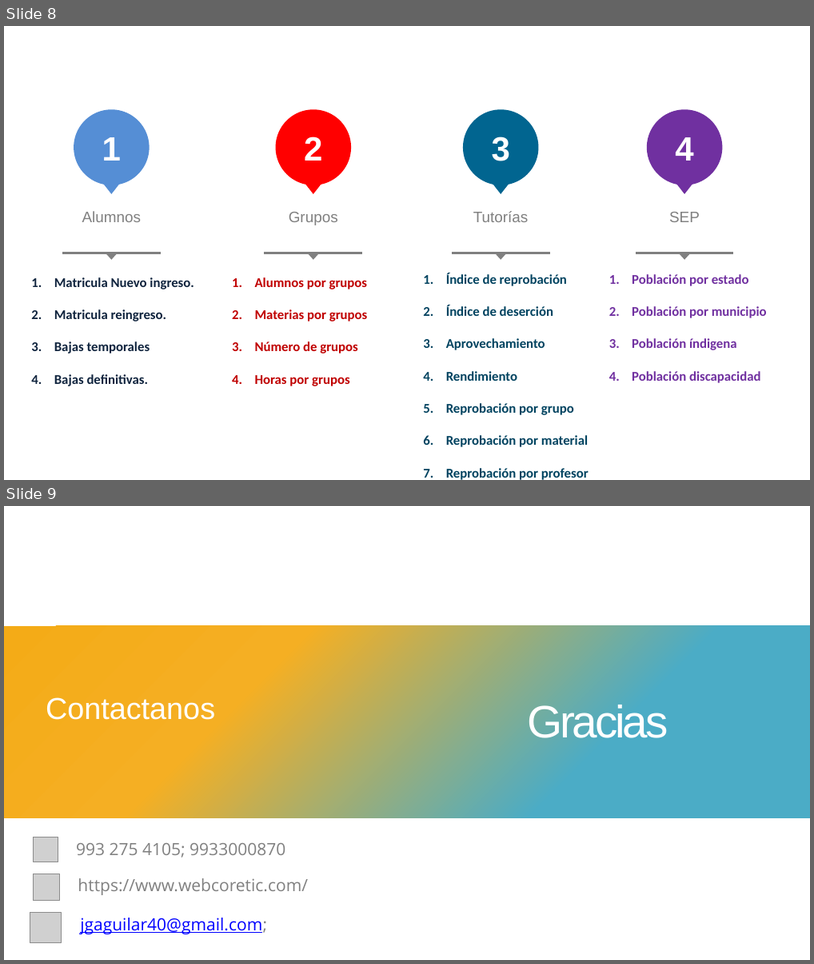
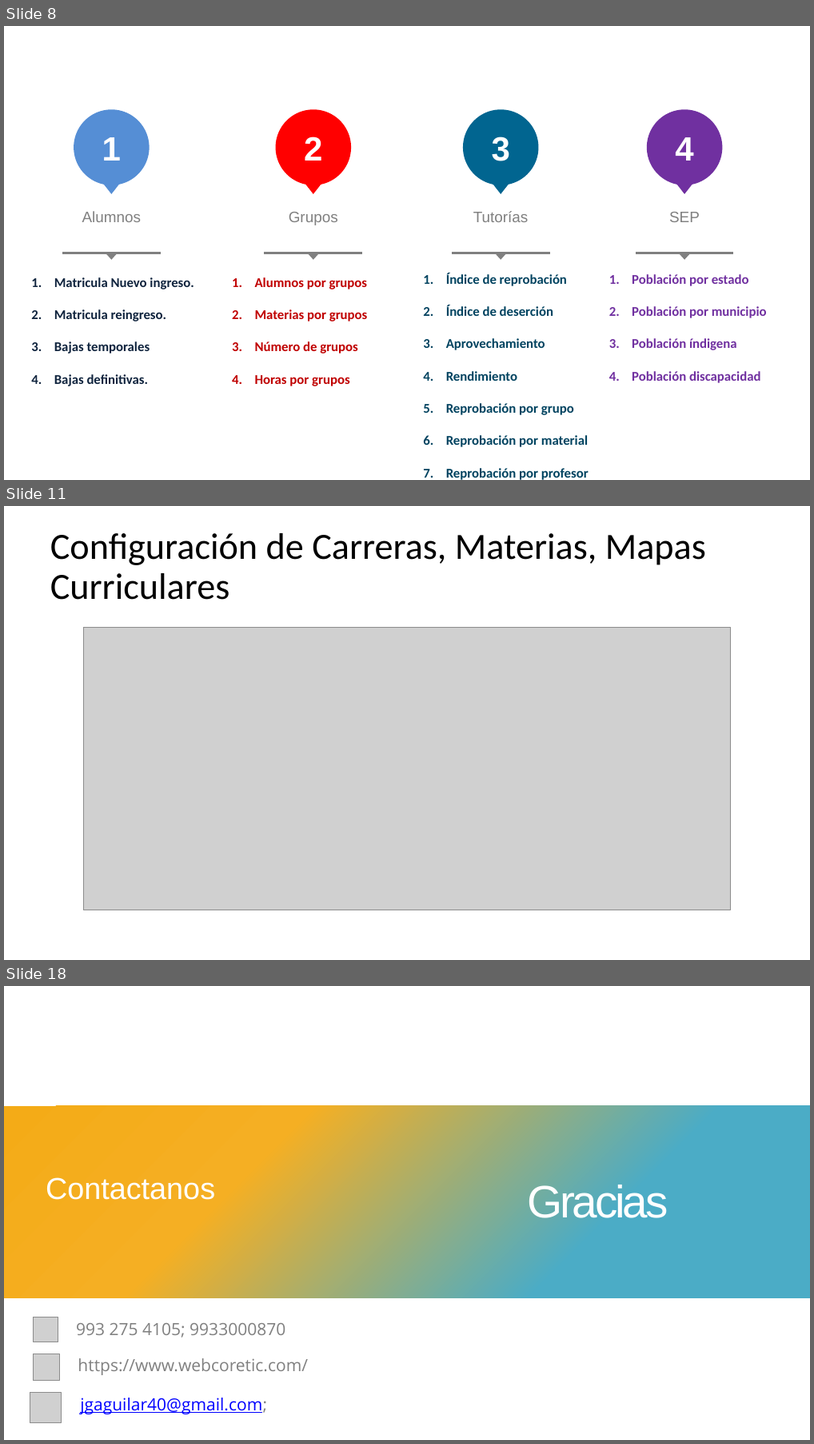
Before and after one commit to joselupe2002/siae, a slide deck: Manual/Presentación.pptx. Shown one above the other, each under a label of ours: slides 8 and 9 before the commit, slides 8, 11 and 18 after it; the slides between them are not shown. The pictures are 814x964 and 814x1444 pixels, drawn with LibreOffice and Linux fonts; fonts in the diff are those of the drawing; grey boxes stand for pictures. Boxes give left, top, right and bottom in pixels: in the first picture for what was removed or moved away, otherwise in the second. Text is boxed around its words. In the diff, an @@ line names an element or a change of style, - is before the commit and + after.

```diff
--- a/Manual/Presentación.pptx
+++ b/Manual/Presentación.pptx
@@ slide 11 added at [4,506,810,960], background #FFFFFF @@
@@ text added at [50,533,706,600], 44 pt, text #000000 @@
+Configuración de Carreras, Materias, Mapas Curriculares
@@ picture added at [84,628,731,910] @@
@@ what was slide 9 is now slide 18 @@
```
Also in this commit, not shown: 8 other slides added, 5 other files.
